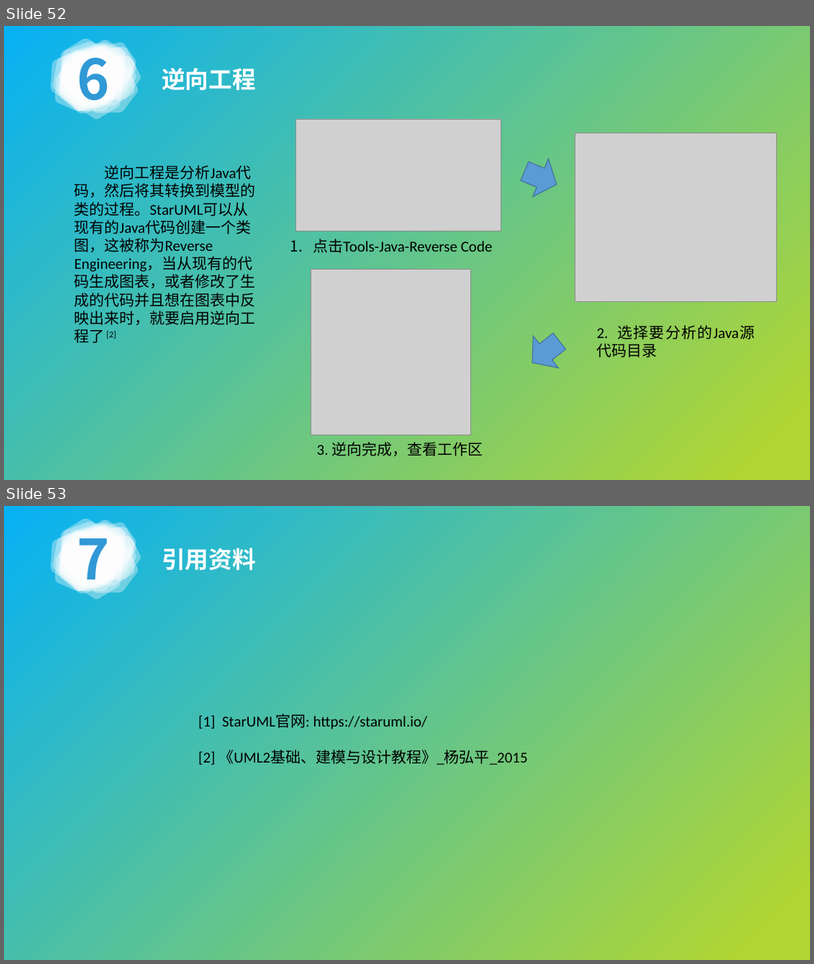
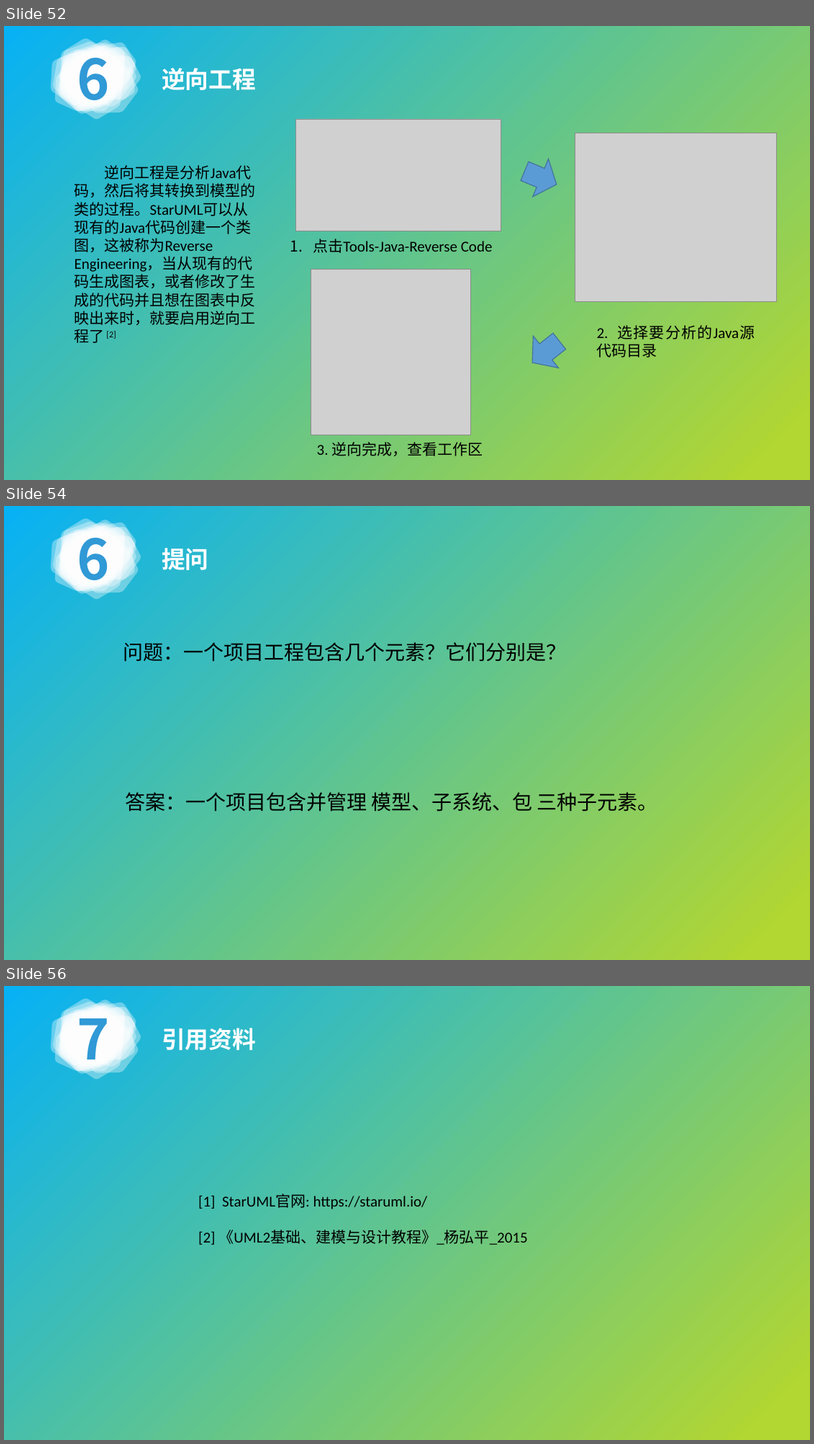
Before and after one commit to avgstuBoboge/SRA2021-document, a slide deck: PPT/SRA2021-G03-翻转课堂2 v0.1.pptx. Shown one above the other, each under a label of ours: slides 52 and 53 before the commit, slides 52, 54 and 56 after it; the slides between them are not shown. The pictures are 814x964 and 814x1444 pixels, drawn with LibreOffice and Linux fonts; fonts in the diff are those of the drawing; grey boxes stand for pictures. Boxes give left, top, right and bottom in pixels: in the first picture for what was removed or moved away, otherwise in the second. Text is boxed around its words. In the diff, an @@ line names an element or a change of style, - is before the commit and + after.

Commit message:
翻转课堂2提问更新

```diff
--- a/PPT/SRA2021-G03-翻转课堂2 v0.1.pptx
+++ b/PPT/SRA2021-G03-翻转课堂2 v0.1.pptx
@@ slide 54 added at (4, 506, 810, 960), background gradient #06B1F5 to #B2D632 @@
@@ group added at (39, 511, 147, 606): 34 freeform shapes, 1 text @@
+6
@@ text added at (162, 548, 208, 570), 28 pt, text #FFFFFF, bold @@
+提问
@@ text added at (123, 639, 566, 665), 24 pt, text #000000 @@
+问题：一个项目工程包含几个元素？它们分别是？
@@ text added at (125, 792, 658, 811), 24 pt, text #000000 @@
+答案：一个项目包含并管理 模型、子系统、包 三种子元素。
@@ what was slide 53 is now slide 56 @@
```
Also in this commit, not shown: 3 slides changed, 3 other slides added, 1 slide removed.
